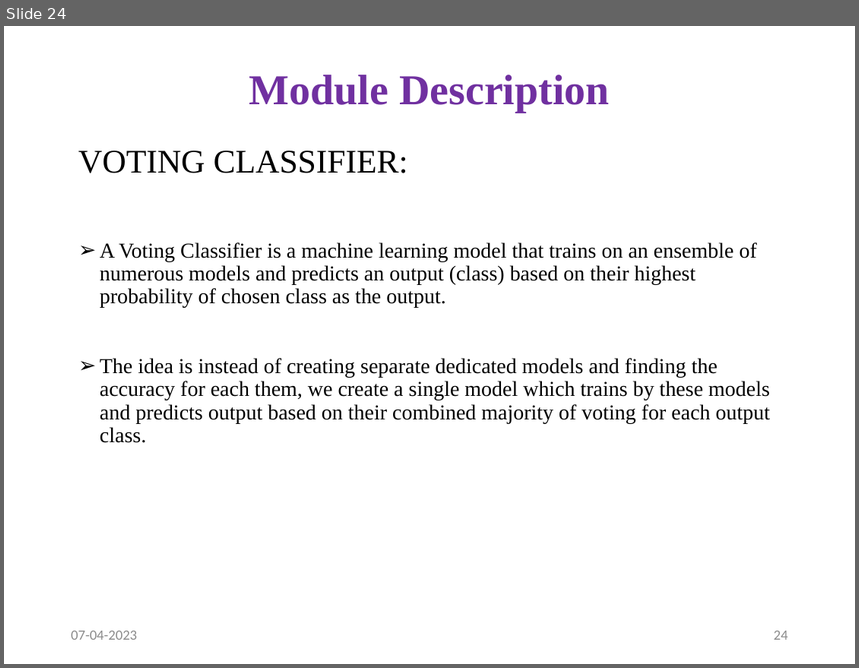
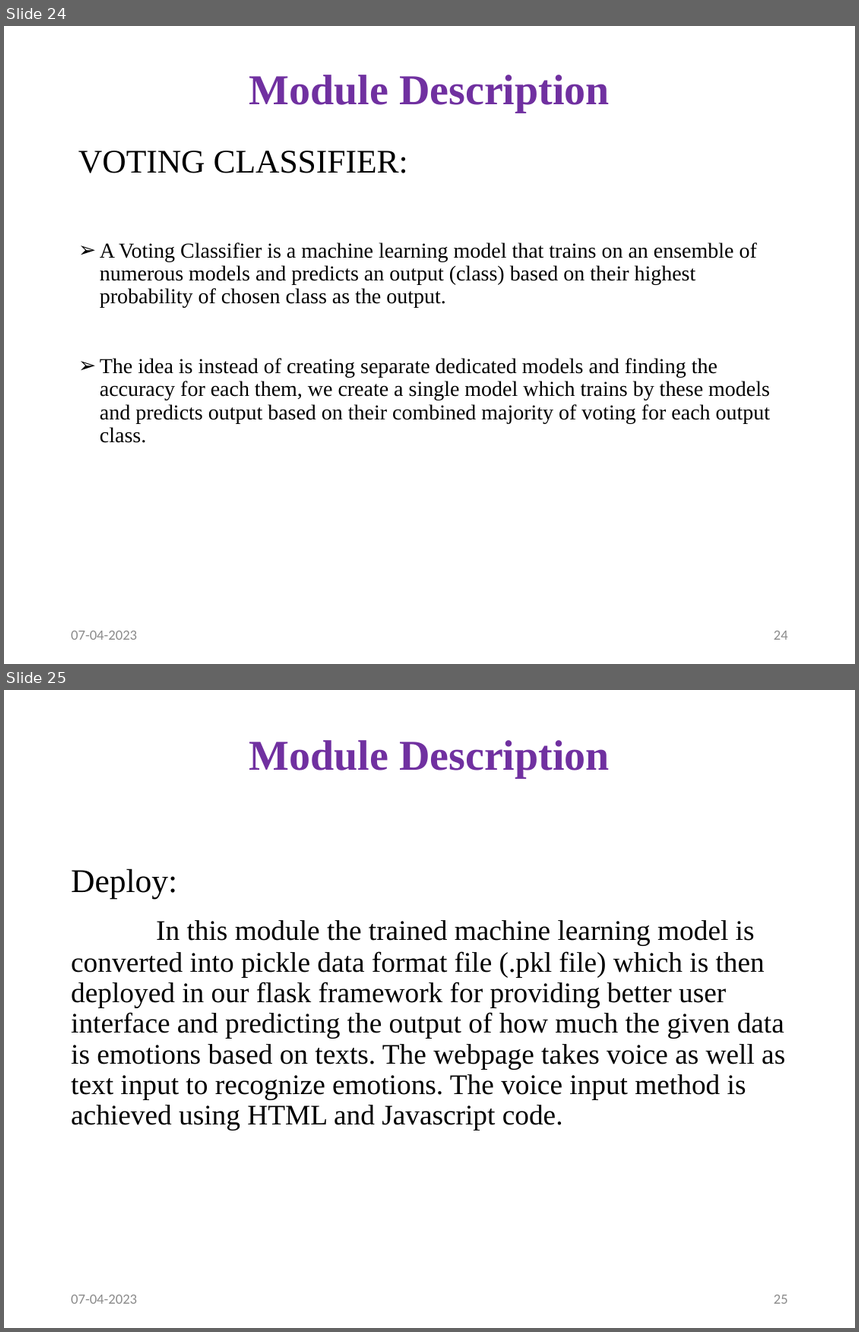
Before and after one commit to dhanush2802/2019-23PECCSE-PROJECT-A5, a slide deck: Project ppt.pptx. Shown one above the other, each under a label of ours: slide 24 before the commit, slides 24 and 25 after it. The pictures are 859x668 and 859x1332 pixels, drawn with LibreOffice and Linux fonts; fonts in the diff are those of the drawing. Boxes give left, top, right and bottom in pixels: in the first picture for what was removed or moved away, otherwise in the second. Text is boxed around its words. In the diff, an @@ line names an element or a change of style, - is before the commit and + after.

```diff
--- a/Project ppt.pptx
+++ b/Project ppt.pptx
@@ slide 25 added at box(4, 690, 855, 1328), background #FFFFFF @@
@@ title added at box(249, 740, 610, 778), 36 pt, text #7030A0, bold @@
+Module Description
@@ text added at box(71, 869, 785, 1130), 24 pt, text #000000 @@
+Deploy:
+In this module the trained machine learning model is converted into pickle data format file (.pkl file) which is then deployed in our flask framework for providing better user interface and predicting the output of how much the given data is emotions based on texts. The webpage takes voice as well as text input to recognize emotions. The voice input method is achieved using HTML and Javascript code.
@@ text added at box(71, 1295, 137, 1304), 12 pt, text #8C8C8C @@
+07-04-2023
@@ page number added at box(774, 1295, 788, 1304), 12 pt, text #8C8C8C @@
+25
```
